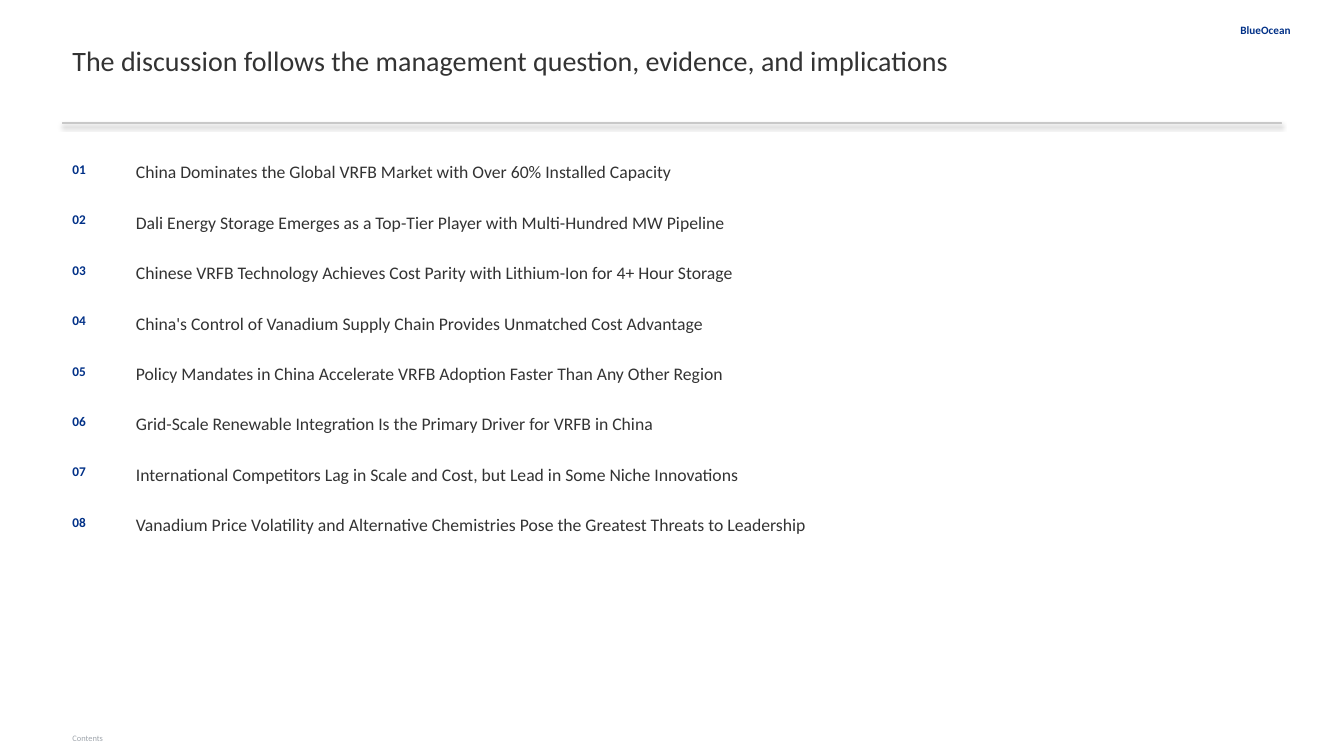
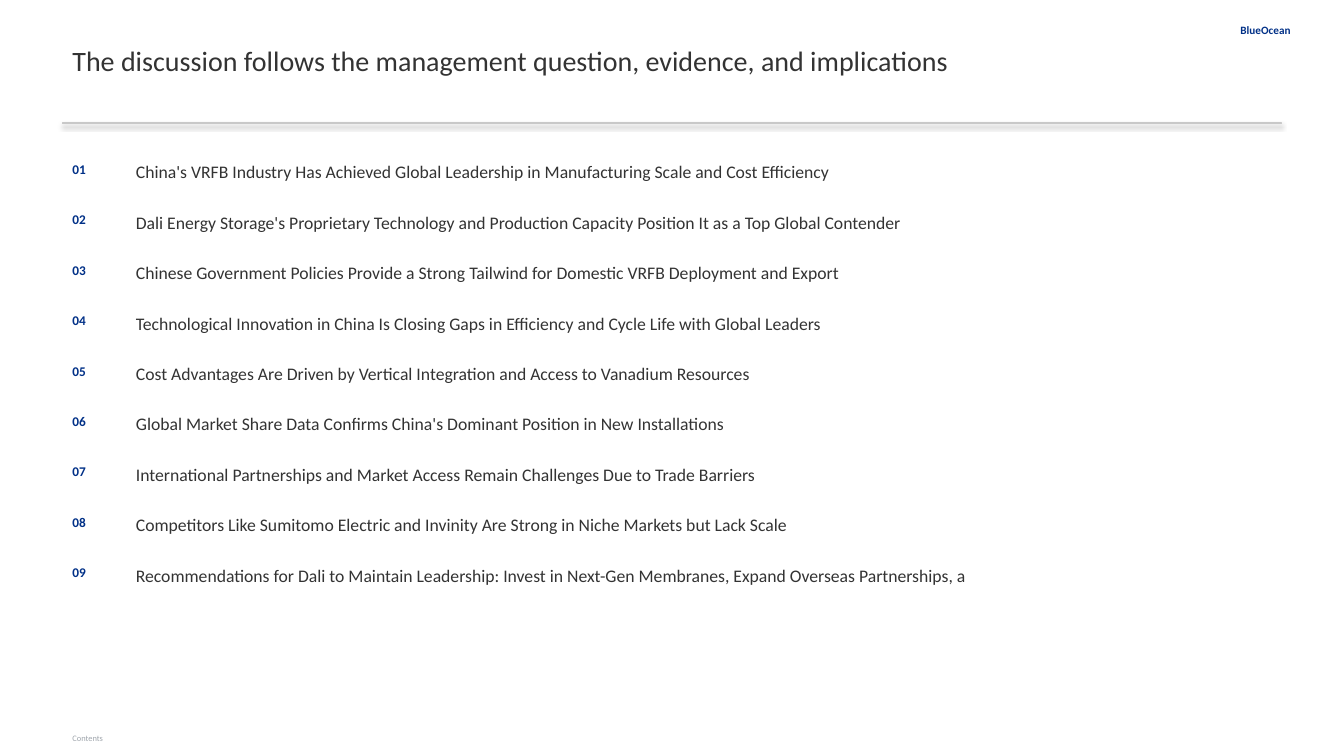
Before and after one commit to Yash-Yelave/gen_rpt, a slide deck: slide 2 of reports/2026-05-06-中国液流钒电池-特别是大力储能-在全球的领先地位/report.pptx. Drawn at 1344x756 pixels with LibreOffice and Linux fonts; fonts in the diff are those of the drawing. Boxes give left, top, right and bottom in pixels: in the first picture for what was removed or moved away, otherwise in the second. Text is boxed around its words. In the diff, an @@ line names an element or a change of style, - is before the commit and + after.

```diff
--- a/reports/2026-05-06-中国液流钒电池-特别是大力储能-在全球的领先地位/report.pptx
+++ b/reports/2026-05-06-中国液流钒电池-特别是大力储能-在全球的领先地位/report.pptx
@@ text at (x1=136, y1=165, x2=829, y2=181): text changed @@
-China Dominates the Global VRFB Market with Over 60% Installed Capacity
+China's VRFB Industry Has Achieved Global Leadership in Manufacturing Scale and Cost Efficiency
@@ text at (x1=136, y1=216, x2=901, y2=232): text changed @@
-Dali Energy Storage Emerges as a Top-Tier Player with Multi-Hundred MW Pipeline
+Dali Energy Storage's Proprietary Technology and Production Capacity Position It as a Top Global Contender
@@ text at (x1=136, y1=266, x2=839, y2=282): text changed @@
-Chinese VRFB Technology Achieves Cost Parity with Lithium-Ion for 4+ Hour Storage
+Chinese Government Policies Provide a Strong Tailwind for Domestic VRFB Deployment and Export
@@ text at (x1=136, y1=317, x2=820, y2=333): text changed @@
-China's Control of Vanadium Supply Chain Provides Unmatched Cost Advantage
+Technological Innovation in China Is Closing Gaps in Efficiency and Cycle Life with Global Leaders
@@ text at (x1=136, y1=367, x2=750, y2=383): text changed @@
-Policy Mandates in China Accelerate VRFB Adoption Faster Than Any Other Region
+Cost Advantages Are Driven by Vertical Integration and Access to Vanadium Resources
@@ text at (x1=136, y1=417, x2=724, y2=430): text changed @@
-Grid-Scale Renewable Integration Is the Primary Driver for VRFB in China
+Global Market Share Data Confirms China's Dominant Position in New Installations
@@ text at (x1=136, y1=468, x2=755, y2=484): text changed @@
-International Competitors Lag in Scale and Cost, but Lead in Some Niche Innovations
+International Partnerships and Market Access Remain Challenges Due to Trade Barriers
@@ text at (x1=136, y1=518, x2=787, y2=534): text changed @@
-Vanadium Price Volatility and Alternative Chemistries Pose the Greatest Threats to Leadership
+Competitors Like Sumitomo Electric and Invinity Are Strong in Niche Markets but Lack Scale
@@ text added at (x1=72, y1=568, x2=85, y2=577), 9.5 pt, text #003087, bold @@
+09
@@ text added at (x1=136, y1=569, x2=965, y2=585), 12.6 pt, text #333333 @@
+Recommendations for Dali to Maintain Leadership: Invest in Next-Gen Membranes, Expand Overseas Partnerships, a
```
Also in this commit, not shown: 8 other slides changed, 4 slides added, 5 slides removed, 40 other files.
